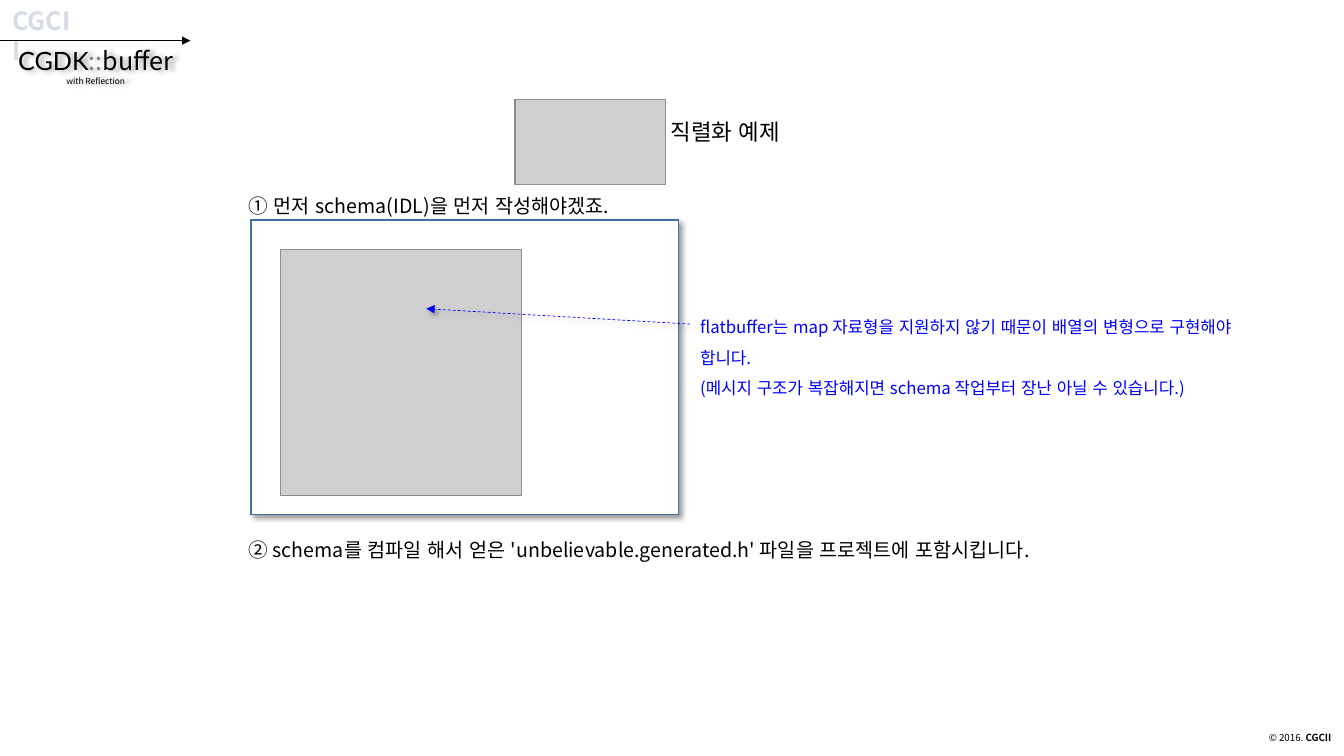
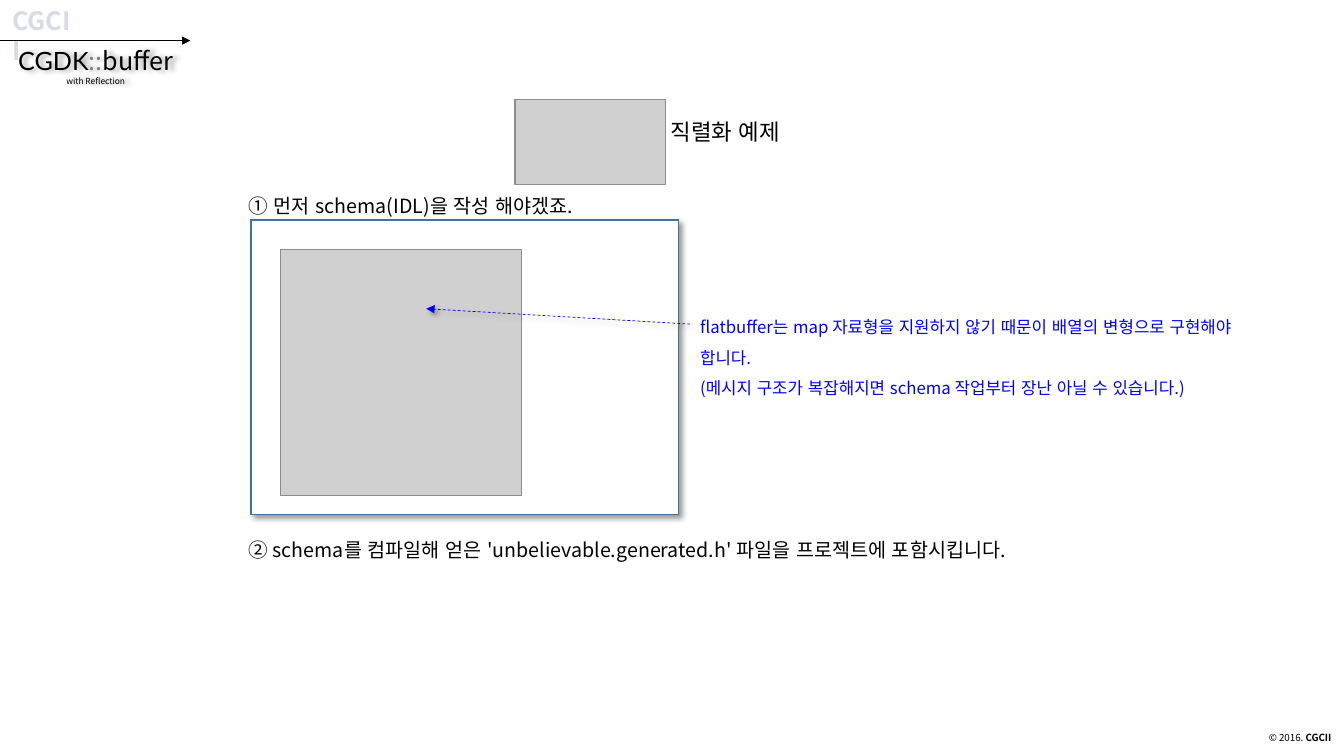
Before and after one commit to CGLabs/CGDK.buffer, a slide deck: slide 69 of C++/document/intruduce_CGDK.buffer.pptx. Drawn at 1344x756 pixels with LibreOffice and Linux fonts; fonts in the diff are those of the drawing; grey boxes stand for pictures. Boxes give left, top, right and bottom in pixels: in the first picture for what was removed or moved away, otherwise in the second. Text is boxed around its words. In the diff, an @@ line names an element or a change of style, - is before the commit and + after.

```diff
--- a/C++/document/intruduce_CGDK.buffer.pptx
+++ b/C++/document/intruduce_CGDK.buffer.pptx
@@ text at (249, 196, 573, 217): text changed @@
-① 먼저 schema(IDL)을 먼저 작성해야겠죠.
+① 먼저 schema(IDL)을 작성 해야겠죠.
@@ text at (249, 540, 1006, 562): text changed @@
-② schema를 컴파일 해서 얻은 'unbelievable.generated.h' 파일을 프로젝트에 포함시킵니다.
+② schema를 컴파일해 얻은 'unbelievable.generated.h' 파일을 프로젝트에 포함시킵니다.
```
Also in this commit, not shown: 34 other slides changed.
